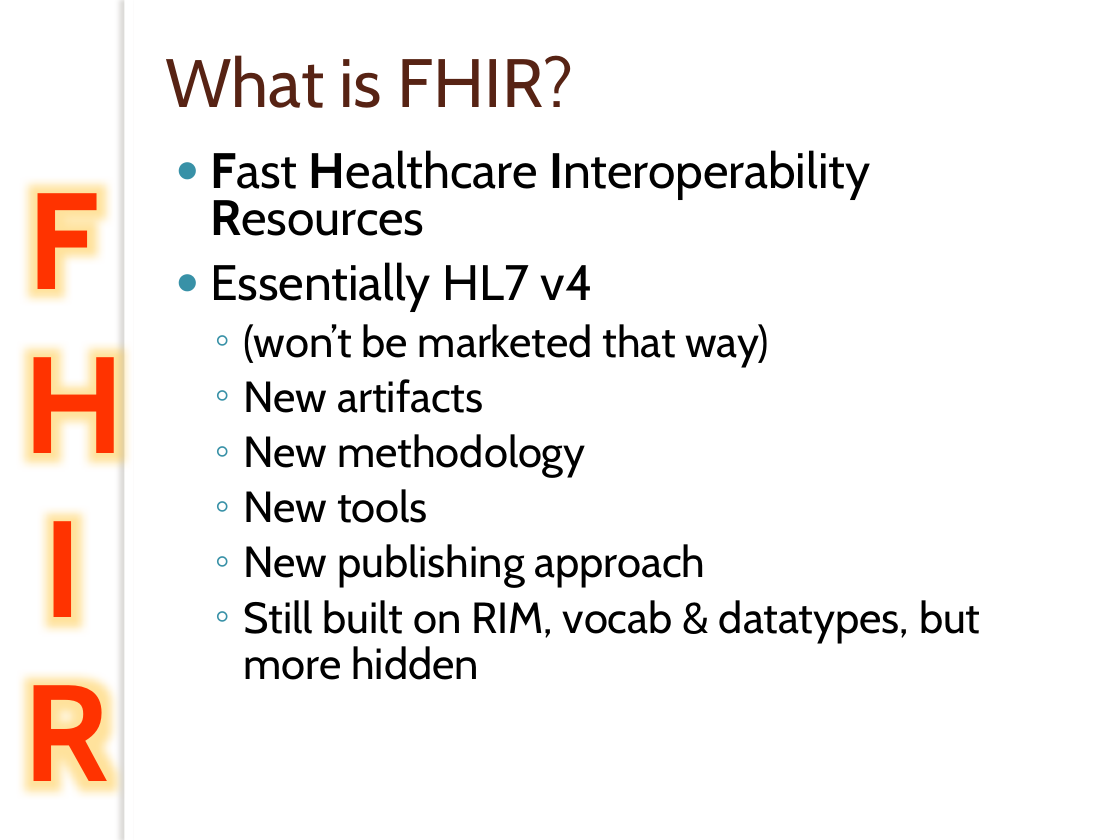
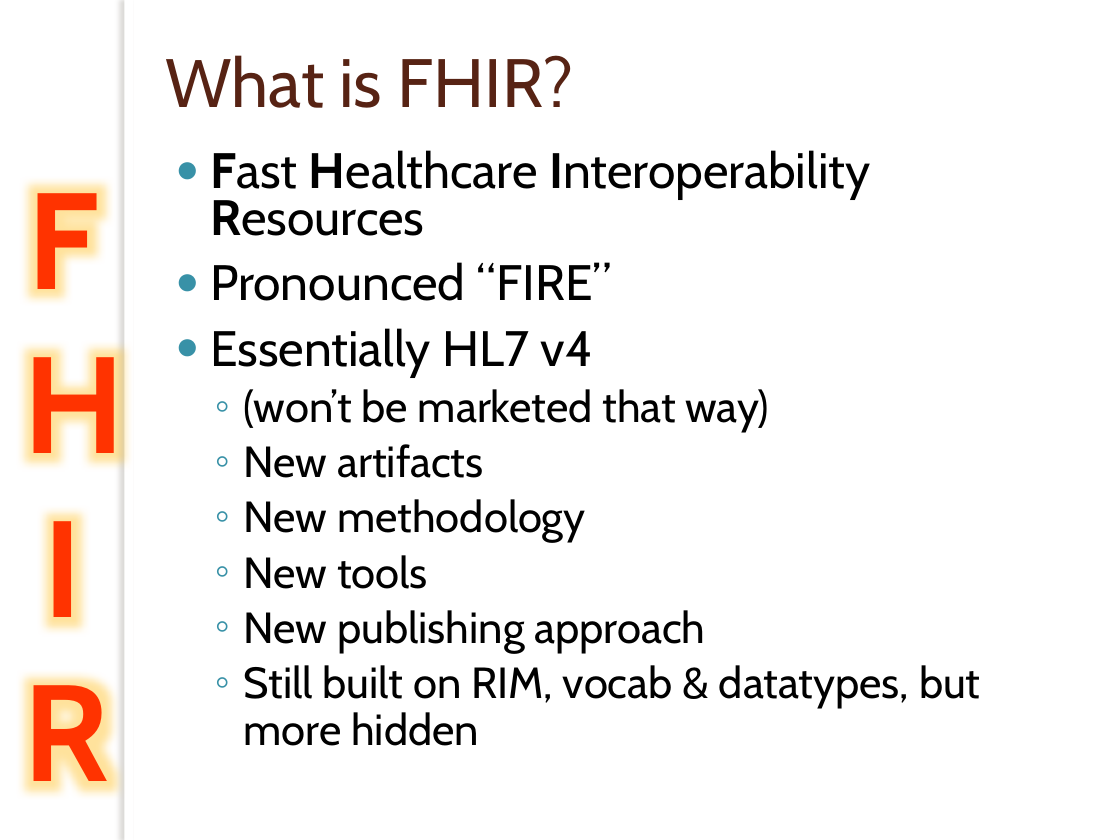
Before and after one commit to vista-novo/fhir, a slide deck: slide 25 of presentations/2012-May WGM Tutorials/201205 WGM Introduction to FHIR.pptx. Drawn at 1120x840 pixels with LibreOffice and Linux fonts; fonts in the diff are those of the drawing; background and template pictures are left out. Boxes give left, top, right and bottom in pixels: in the first picture for what was removed or moved away, otherwise in the second. Text is boxed around its words. In the diff, an @@ line names an element or a change of style, - is before the commit and + after.

```diff
--- a/presentations/2012-May WGM Tutorials/201205 WGM Introduction to FHIR.pptx
+++ b/presentations/2012-May WGM Tutorials/201205 WGM Introduction to FHIR.pptx
@@ text at <box>210,262,612,301</box>: paragraph added @@
+● Pronounced “FIRE”
```
Also in this commit, not shown: 18 other slides changed, 1 other file.
